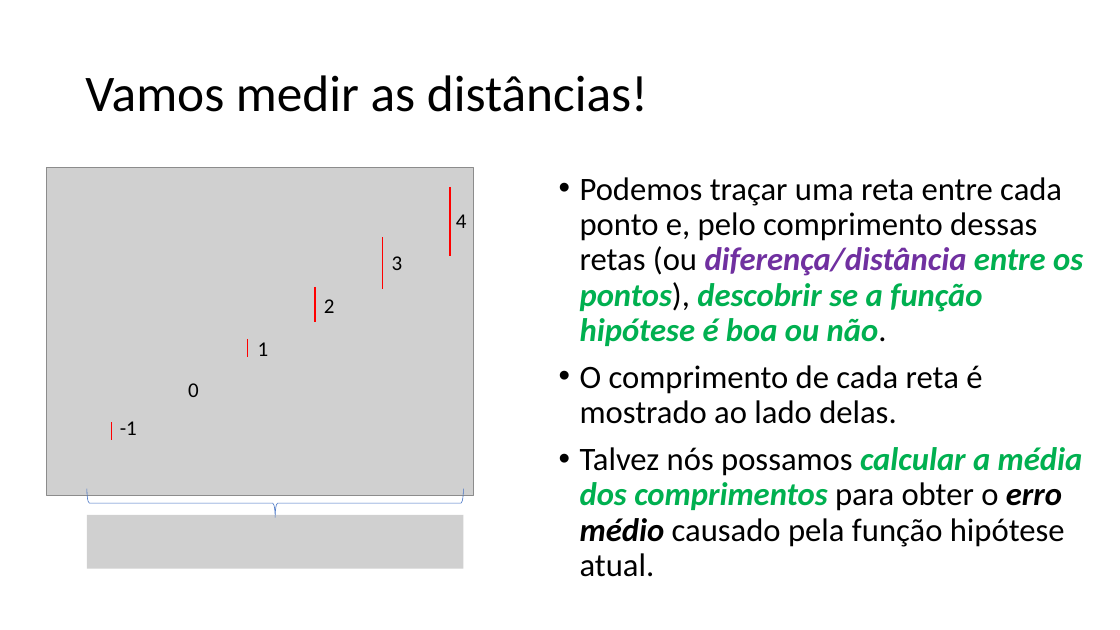
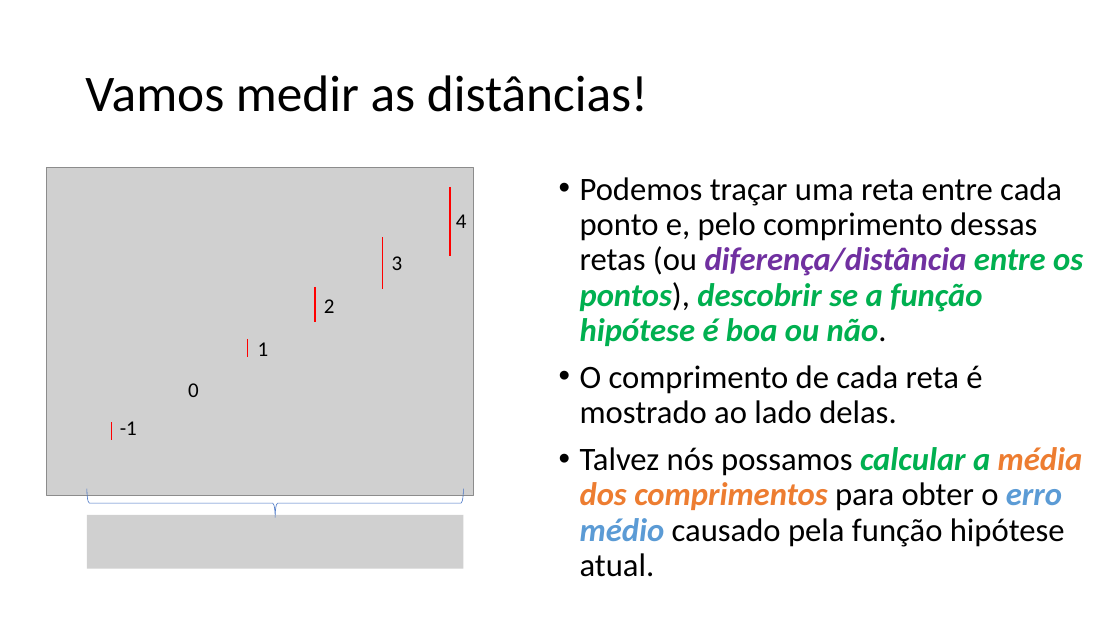
Before and after one commit to zz4fap/tp557-iot-ml, a slide deck: slide 9 of slides/TP557_5_Medindo_a_precisão_de_um_modelo_de_ML.pptx (slide 8 before the commit). Drawn at 1120x630 pixels with LibreOffice and Linux fonts; fonts in the diff are those of the drawing; grey boxes stand for pictures. Boxes give left, top, right and bottom in pixels: in the first picture for what was removed or moved away, otherwise in the second. Text is boxed around its words. In the diff, an @@ line names an element or a change of style, - is before the commit and + after.

```diff
--- a/slides/TP557_5_Medindo_a_precisão_de_um_modelo_de_ML.pptx
+++ b/slides/TP557_5_Medindo_a_precisão_de_um_modelo_de_ML.pptx
@@ text at [580, 447, 1083, 577]: text colour #00B050 to #ED7D31 in "média dos comprimentos"; text colour #000000 to #5B9BD5 in "erro médio" @@
```
Also in this commit, not shown: 7 other slides changed, 1 slide added, 1 other file.
